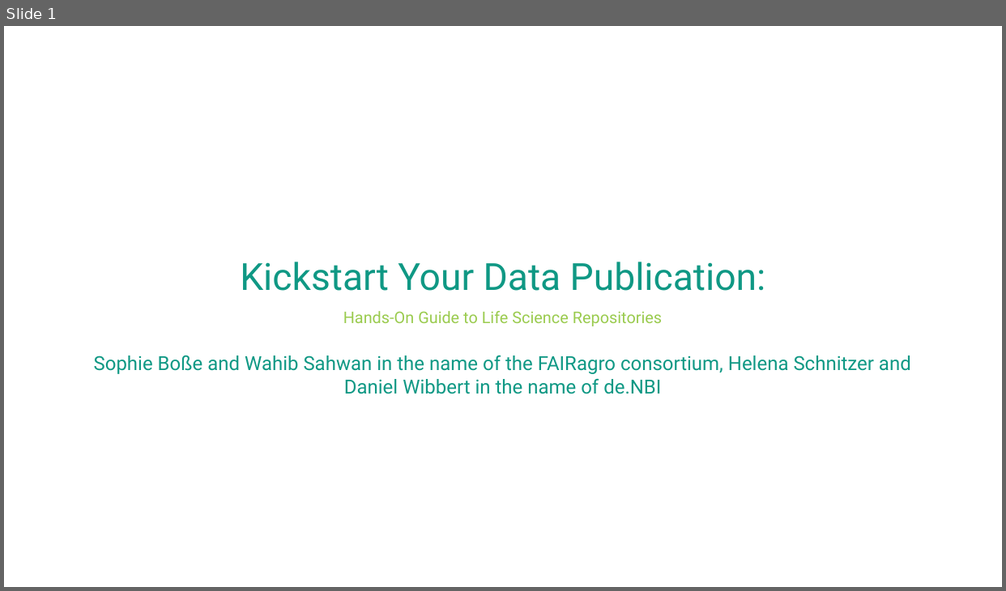
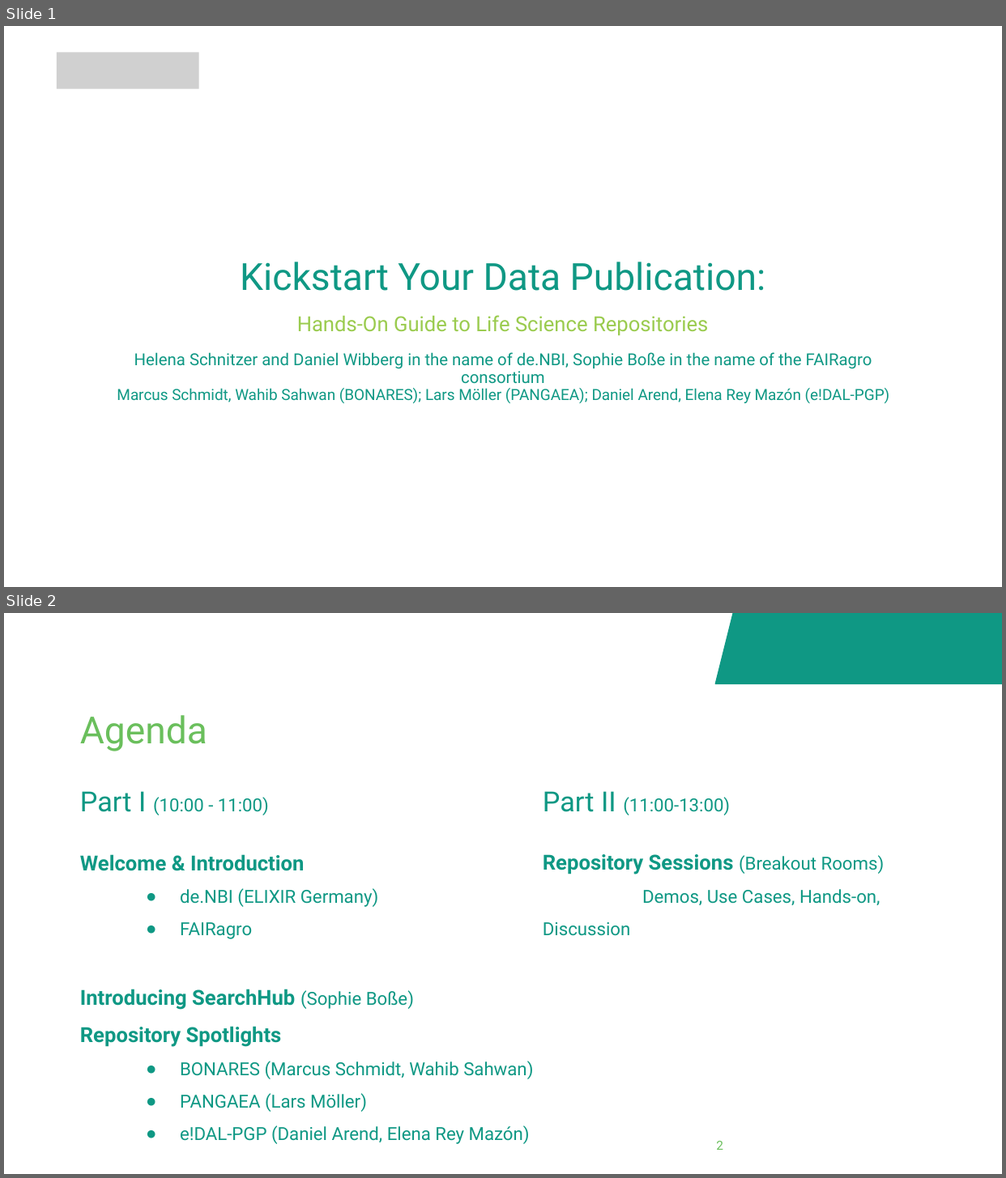
Before and after one commit to fairagro/FAIRagro_Modular-RDM-Training-Material, a slide deck: FAIRagro_Trainings_planned/2026-09_RepoTraining_deNBI/RepoTraining_Slides.odp. Shown one above the other, each under a label of ours: slide 1 before the commit, slides 1 and 2 after it. The pictures are 1006x591 and 1006x1178 pixels, drawn with LibreOffice and Linux fonts; fonts in the diff are those of the drawing; grey boxes stand for pictures; background and template pictures are left out. Boxes give left, top, right and bottom in pixels: in the first picture for what was removed or moved away, otherwise in the second. Text is boxed around its words. In the diff, an @@ line names an element or a change of style, - is before the commit and + after.

Commit message:
FAIRagro trainings slide updated

```diff
--- a/FAIRagro_Trainings_planned/2026-09_RepoTraining_deNBI/RepoTraining_Slides.odp
+++ b/FAIRagro_Trainings_planned/2026-09_RepoTraining_deNBI/RepoTraining_Slides.odp
@@ slide 2 added at box(4, 613, 1002, 1174), background #FFFFFF @@
@@ parallelogram added at box(715, 613, 1002, 683), fill #0F9884, outline #0F9884 0.74 pt @@
@@ text added at box(80, 715, 207, 752), 27 pt, text #6ABF5C @@
+Agenda
@@ text added at box(80, 791, 533, 1144), 13 pt, text #0F9884 @@
+Part I (10:00 - 11:00)
+Welcome & Introduction
+● de.NBI (ELIXIR Germany)
+● FAIRagro
+Introducing SearchHub (Sophie Boße)
+Repository Spotlights
+● BONARES (Marcus Schmidt, Wahib Sahwan)
+● PANGAEA (Lars Möller)
+● e!DAL-PGP (Daniel Arend, Elena Rey Mazón)
@@ text added at box(543, 791, 884, 936), 13 pt, text #0F9884 @@
+Part II (11:00-13:00)
+Repository Sessions (Breakout Rooms)
+Demos, Use Cases, Hands-on, Discussion
@@ page number added at box(716, 1141, 723, 1150), 9 pt, text #6ABF5C @@
+2
@@ slide 1 changed as well @@
@@ picture added at box(57, 52, 198, 89) @@
@@ text "Hands-On Guide to Life Science ..." at box(297, 315, 708, 335): size 11.6 to 15 pt; line spacing 0.8 to 1; less space between paragraphs @@
@@ text at box(117, 352, 890, 403): text changed; size 14 to 11.9 pt @@
-Sophie Boße and Wahib Sahwan in the name of the FAIRagro consortium, Helena Schnitzer and Daniel Wibbert in the name of de.NBI
+Helena Schnitzer and Daniel Wibberg in the name of de.NBI, Sophie Boße in the name of the FAIRagro consortium
+Marcus Schmidt, Wahib Sahwan (BONARES); Lars Möller (PANGAEA); Daniel Arend, Elena Rey Mazón (e!DAL-PGP)
```
Also in this commit, not shown: 15 other slides changed, 5 other slides added, 7 slides removed, 3 other files.
